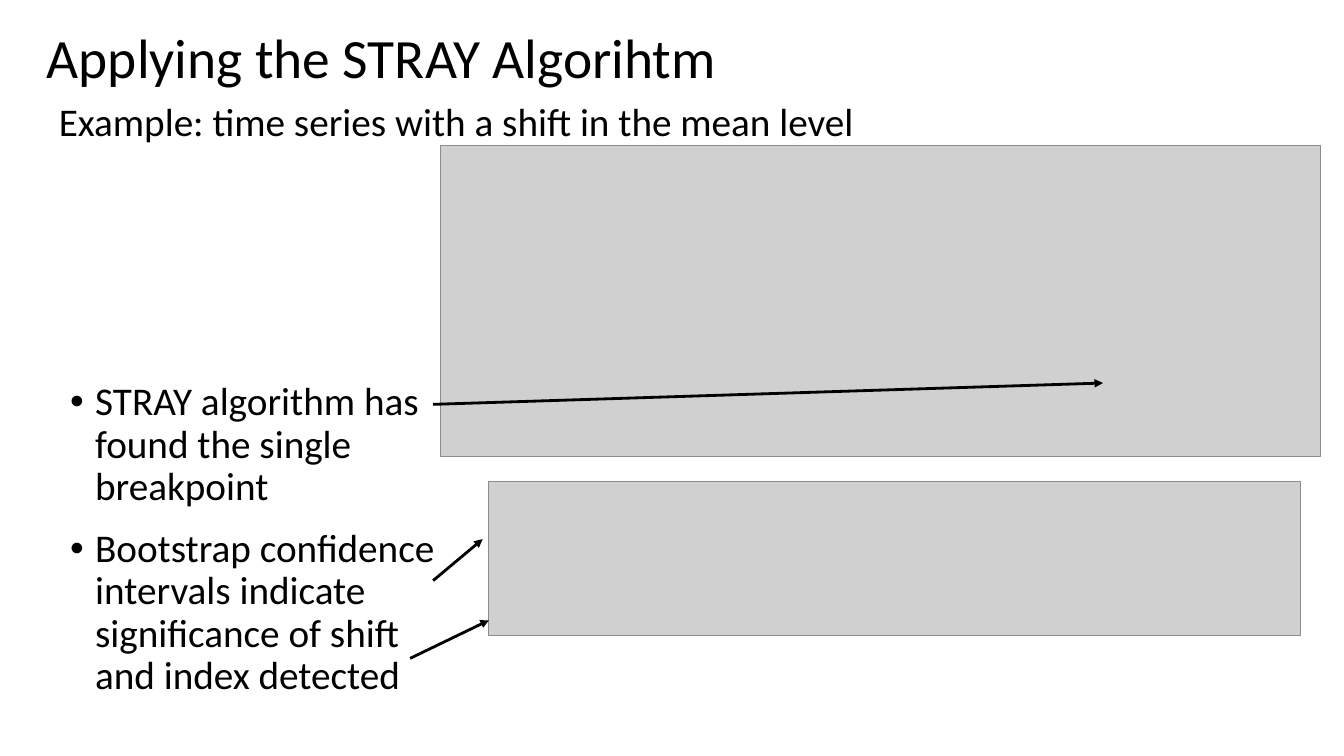
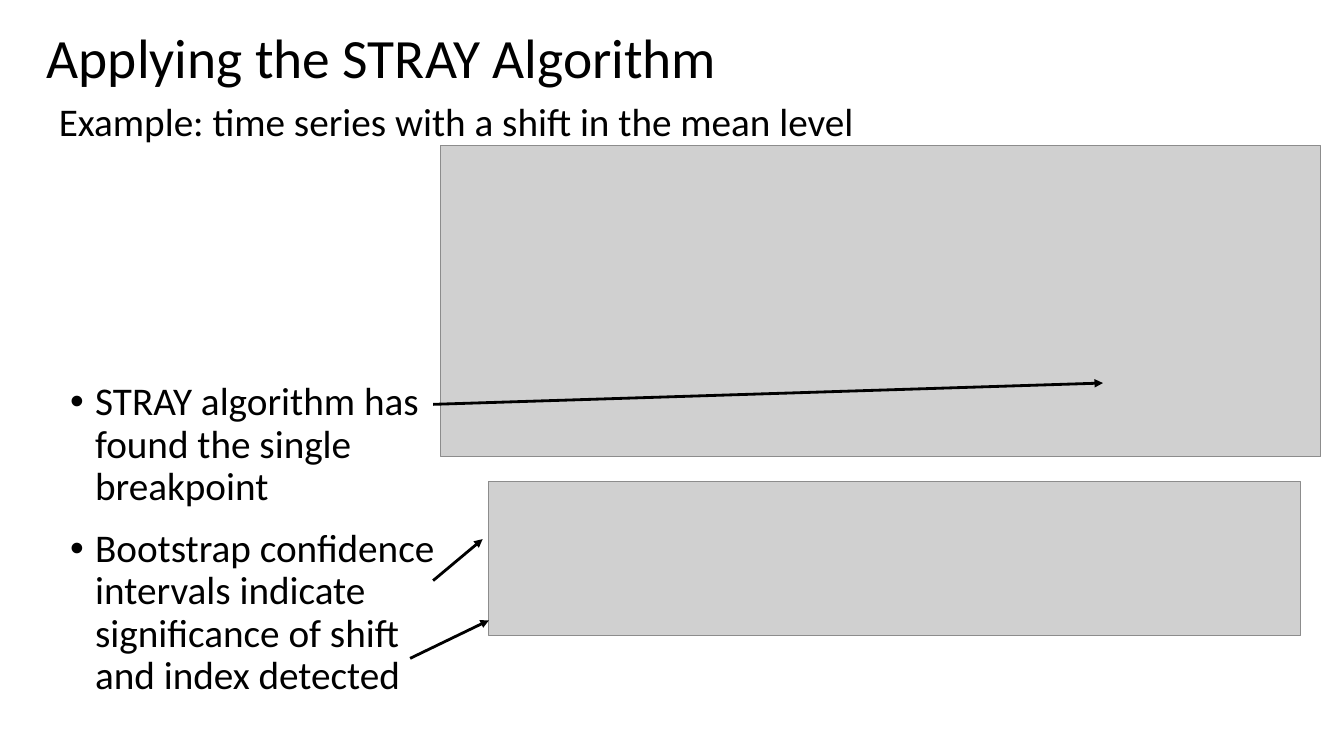
Before and after one commit to StephenElston/CSCI-E-83, a slide deck: slide 37 of LectureSlides/14_ComplexTimeSeries.pptx. Drawn at 1344x756 pixels with LibreOffice and Linux fonts; fonts in the diff are those of the drawing; grey boxes stand for pictures. Boxes give left, top, right and bottom in pixels: in the first picture for what was removed or moved away, otherwise in the second. Text is boxed around its words. In the diff, an @@ line names an element or a change of style, - is before the commit and + after.

Commit message:
Corrections from lecture, and coorect the name of change point algorithm

```diff
--- a/LectureSlides/14_ComplexTimeSeries.pptx
+++ b/LectureSlides/14_ComplexTimeSeries.pptx
@@ title at bbox=[47, 39, 717, 88]: text changed @@
-Applying the STRAY Algorihtm
+Applying the STRAY Algorithm
```
Also in this commit, not shown: 2 other slides changed.
